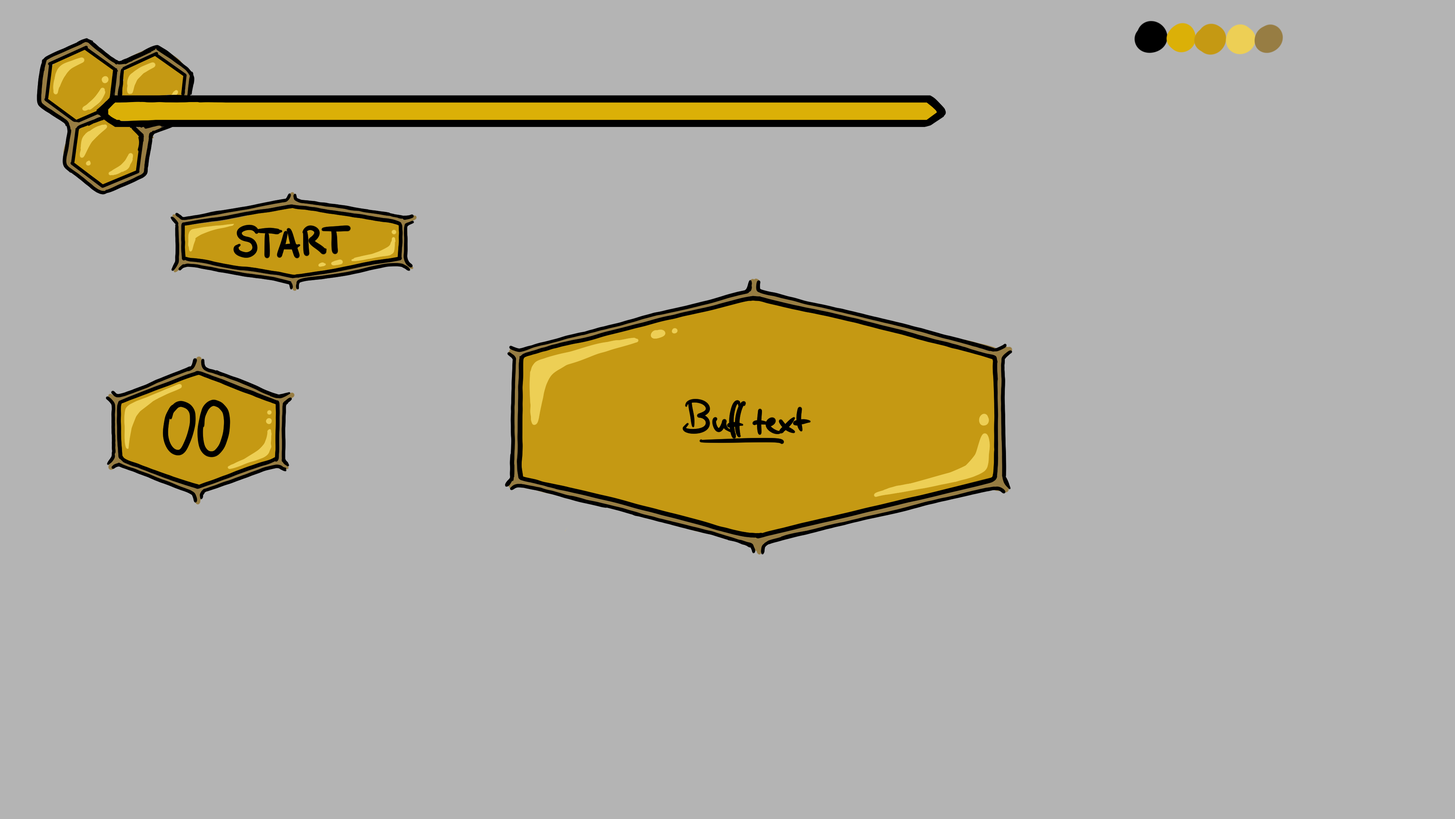
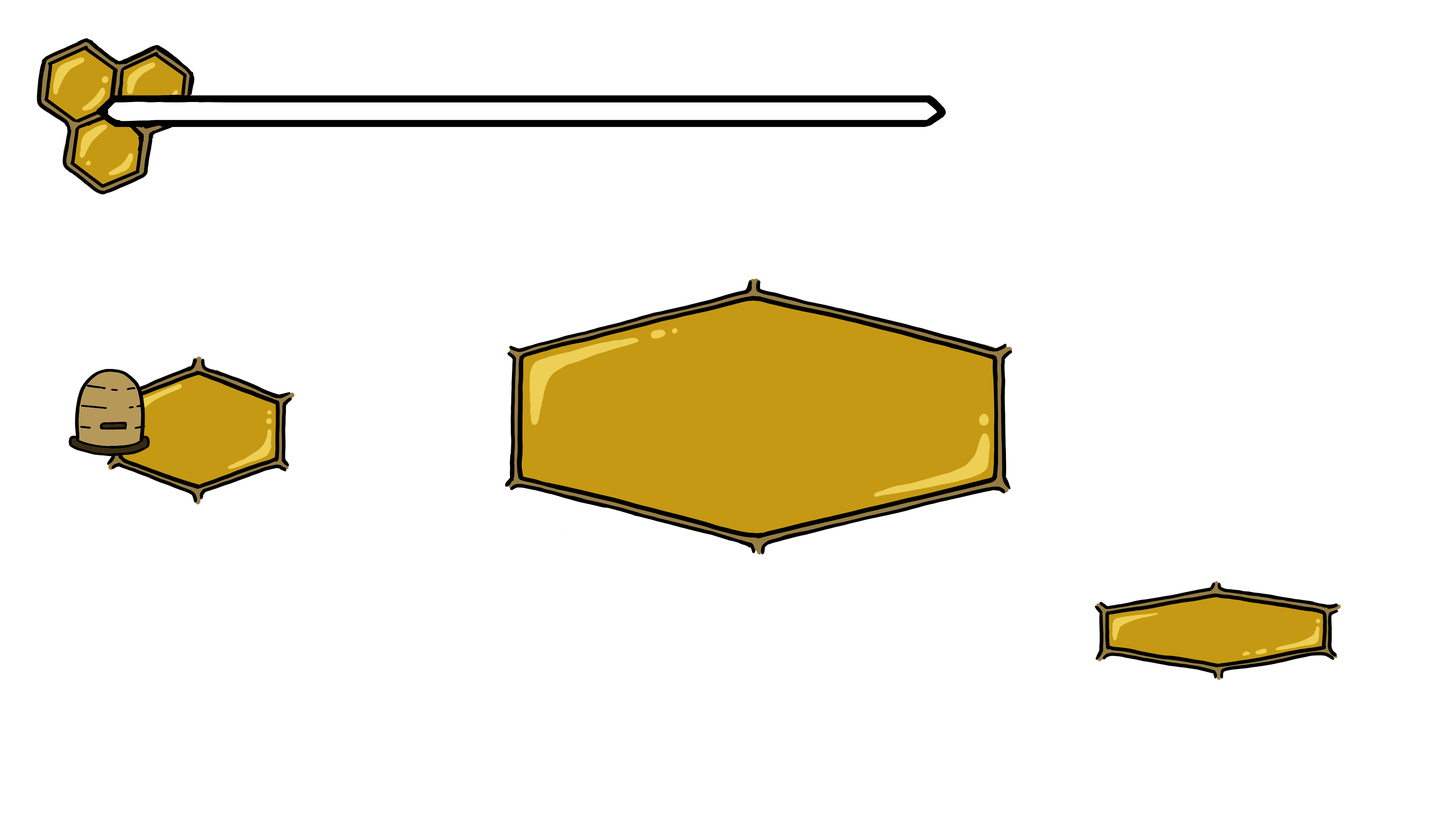
Two versions of the same layered image (w=1455, h=819). Layer-by-layer changes:
hid "Layer 2", painted on it over bbox(162, 224, 1276, 648)
removed layer "Layer 2 Copy 2" over bbox(36, 20, 1284, 555)
added layer "Layer 3" above "Layer 1 Copy" over bbox(68, 368, 151, 456)
painted on "Layer 1" over bbox(36, 37, 1342, 680)
hid "Paper" over bbox(0, 0, 1455, 819)
